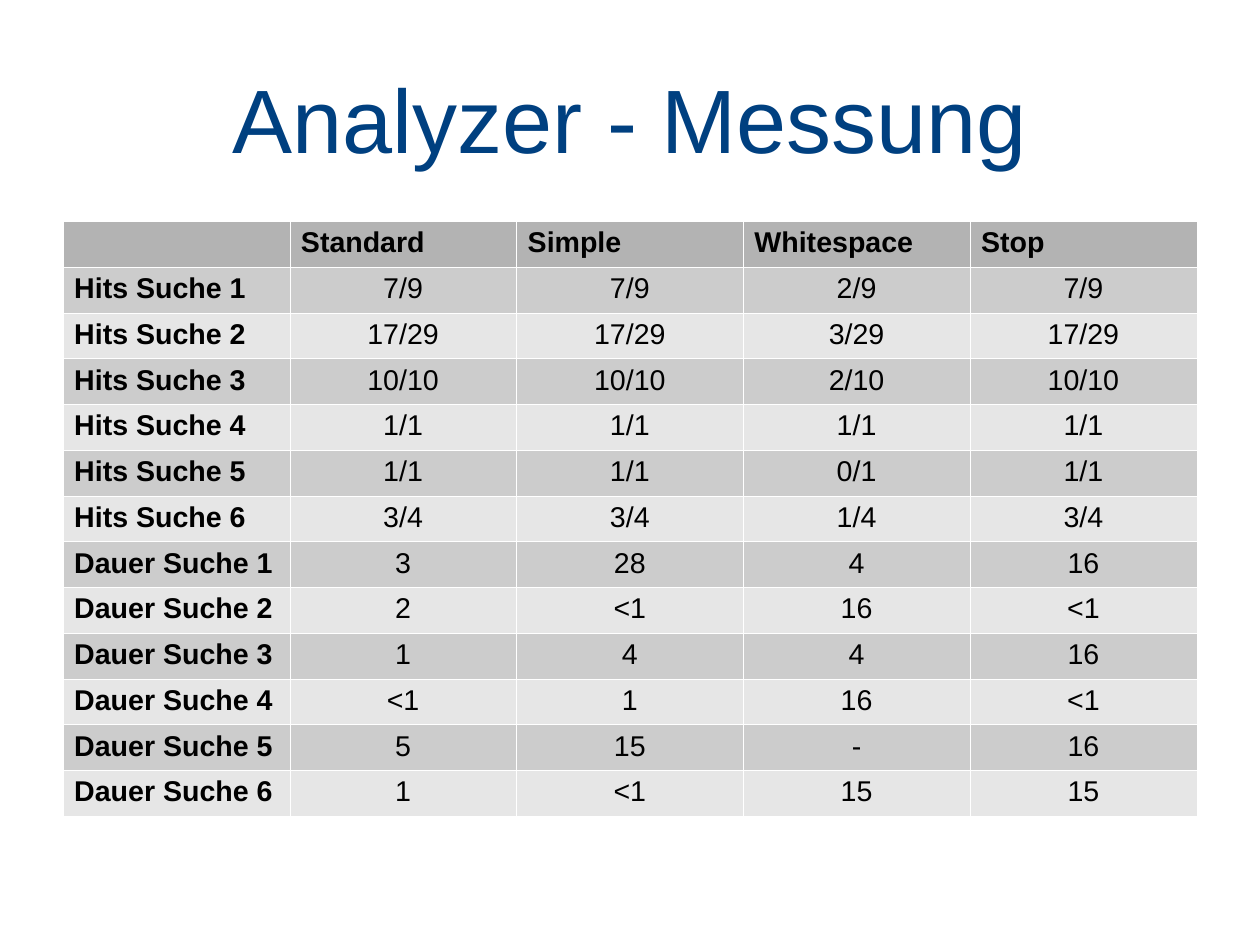
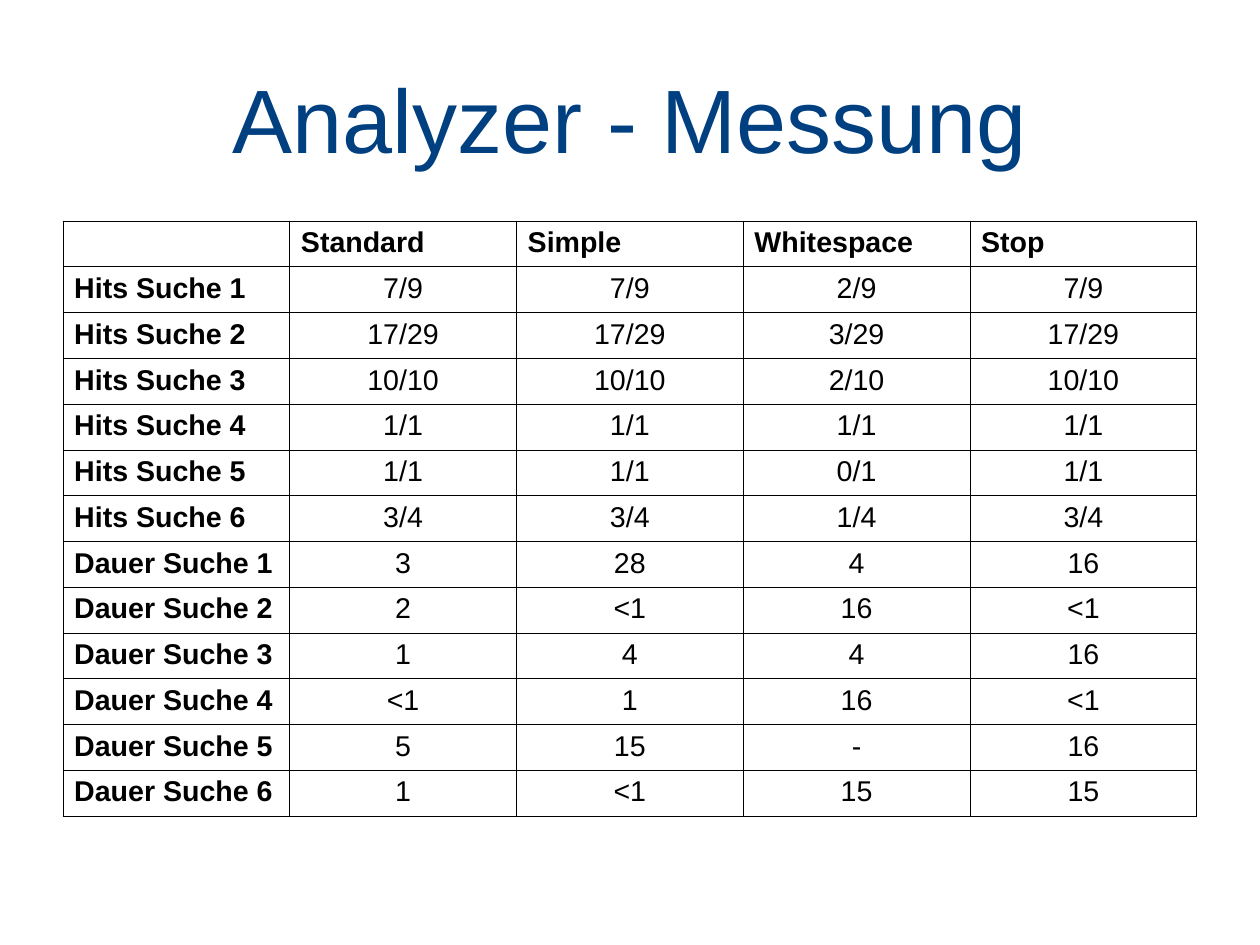
Before and after one commit to spitzbueb/Information_Retrieval, a slide deck: slide 13 of Präsentation/Präsentation.odp. Drawn at 1260x945 pixels with LibreOffice and Linux fonts; fonts in the diff are those of the drawing; background and template pictures are left out. Boxes give left, top, right and bottom in pixels: in the first picture for what was removed or moved away, otherwise in the second. Text is boxed around its words. In the diff, an @@ line names an element or a change of style, - is before the commit and + after.

Commit message:
Präsentation angepasst

```diff
--- a/Präsentation/Präsentation.odp
+++ b/Präsentation/Präsentation.odp
@@ table at bbox=[63, 221, 1196, 806] @@
@@ fill #B3B3B3 to none in 4 cells @@
@@ fill #CCCCCC to none in 30 cells @@
@@ fill #E6E6E6 to none in 30 cells @@
@@ borders changed @@
```
